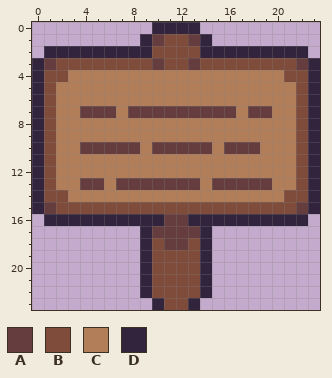
A pixel-art sprite gets an edit: sprites/sSign/b0818177-b36b-459a-b629-7b483ce242b3.png. The first picture shows the starting point.
The file is 24x24 pixels.
Palette (. is transparent): A #663d3e  B #7f4c3c  C #b27e59  D #32243d
Pixels before, first column x 0:
 0 ..........DDDD..........
 1 .........DABBAD.........
 2 .DDDDDDDDDBBBBDDDDDDDDD.
 3 DABBBBBBBBABBABBBBBBBBAD
 4 DBBCCCCCCCCCCCCCCCCCCBBD
 5 DBCCCCCCCCCCCCCCCCCCCCBD
 6 DBCCCCCCCCCCCCCCCCCCCCBD
 7 DBCCAAACAAAAAAAAACAACCBD
 8 DBCCCCCCCCCCCCCCCCCCCCBD
 9 DBCCCCCCCCCCCCCCCCCCCCBD
10 DBCCAAAAACAAAAACAAACCCBD
11 DBCCCCCCCCCCCCCCCCCCCCBD
12 DBCCCCCCCCCCCCCCCCCCCCBD
13 DBCCAACAAAAAAACAAAAACCBD
14 DBBCCCCCCCCCCCCCCCCCCBBD
15 DABBBBBBBBBBBBBBBBBBBBAD
16 .DDDDDDDDDDAADDDDDDDDDD.
17 .........DAAAAD.........
18 .........DBAABD.........
19 .........DBBBBD.........
20 .........DBBBBD.........
21 .........DBBBBD.........
22 .........DBBBBD.........
23 ..........DBBD..........
The same view after the edit:
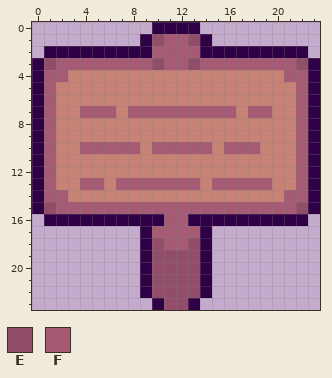
Colours new in this view: E #914d6a  F #a65a73
From old to new:
colour C: #b27e59 -> #c88175
colour D: #32243d -> #2f0045
y 1: x 10..13 ABBA -> EFFE
y 2: x 10..13 BBBB -> FFFF
y 3: x 1..22 ABBBBBBBBABBABBBBBBBBA -> EFFFFFFFFEFFEFFFFFFFFE
y 4: x 1..2 BB -> FF; x 21..22 BB -> FF
y 5..6: x 1 B -> F; x 22 B -> F
y 7: x 1 B -> F; x 4..6 AAA -> FFF; x 8..16 AAAAAAAAA -> FFFFFFFFF; x 18..19 AA -> FF; x 22 B -> F
y 8..9: x 1 B -> F; x 22 B -> F
y 10: x 1 B -> F; x 4..8 AAAAA -> FFFFF; x 10..14 AAAAA -> FFFFF; x 16..18 AAA -> FFF; x 22 B -> F
y 11..12: x 1 B -> F; x 22 B -> F
y 13: x 1 B -> F; x 4..5 AA -> FF; x 7..13 AAAAAAA -> FFFFFFF; x 15..19 AAAAA -> FFFFF; x 22 B -> F
y 14: x 1..2 BB -> FF; x 21..22 BB -> FF
y 15: x 1..22 ABBBBBBBBBBBBBBBBBBBBA -> EFFFFFFFFFFFFFFFFFFFFE
y 16: x 11..12 AA -> FF
y 17: x 10..13 AAAA -> FFFF
y 18: x 10..13 BAAB -> EFFE
y 19..22: x 10..13 BBBB -> EEEE
y 23: x 11..12 BB -> EE
Pixel boxes of the changes (left, top, right, bottom) in both pictures:
changed: (32, 22, 320, 310)
